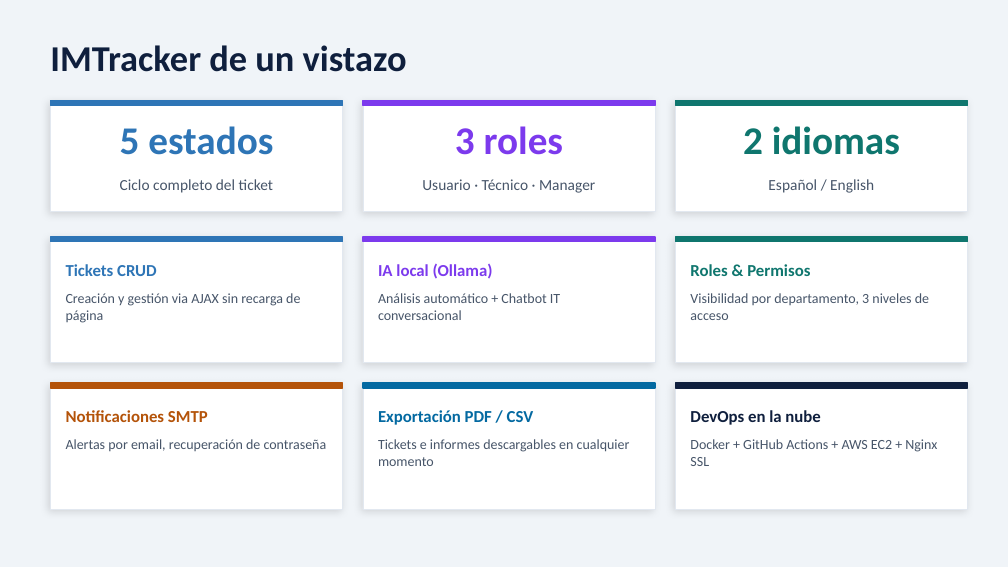
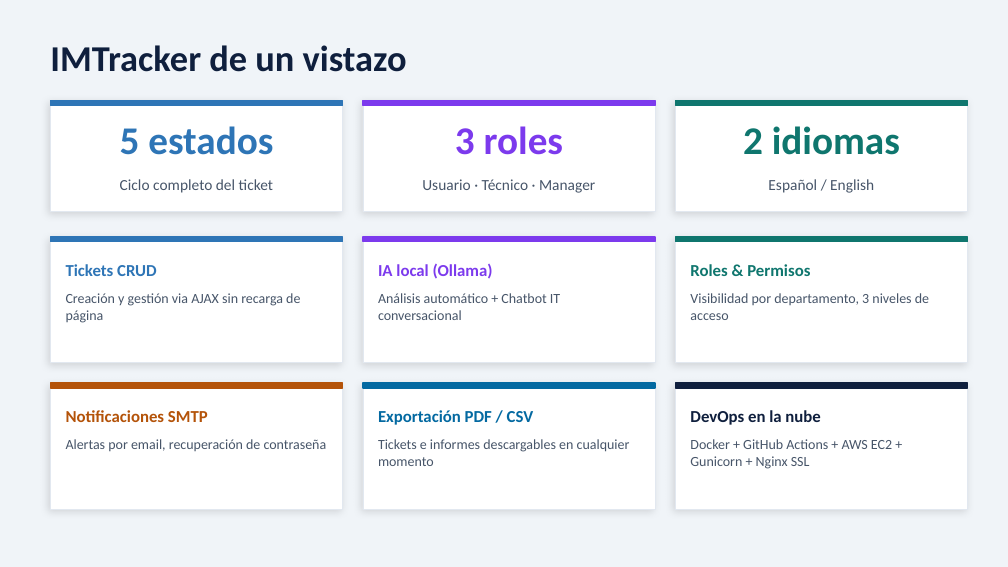
Before and after one commit to imartor99/IMTracker-ProyectoINTEGRADO-IgnacioMT, a slide deck: slide 6 of docs_requerida/IMTracker_Presentacion.odp. Drawn at 1008x567 pixels with LibreOffice and Linux fonts; fonts in the diff are those of the drawing. Boxes give left, top, right and bottom in pixels: in the first picture for what was removed or moved away, otherwise in the second. Text is boxed around its words. In the diff, an @@ line names an element or a change of style, - is before the commit and + after.

```diff
--- a/docs_requerida/IMTracker_Presentacion.odp
+++ b/docs_requerida/IMTracker_Presentacion.odp
@@ text at <box>690,439,892,469</box>: text changed @@
-Docker + GitHub Actions + AWS EC2 + Nginx SSL
+Docker + GitHub Actions + AWS EC2 + Gunicorn + Nginx SSL
```
Also in this commit, not shown: 16 other slides changed, 2 slides added, 2 other files.
